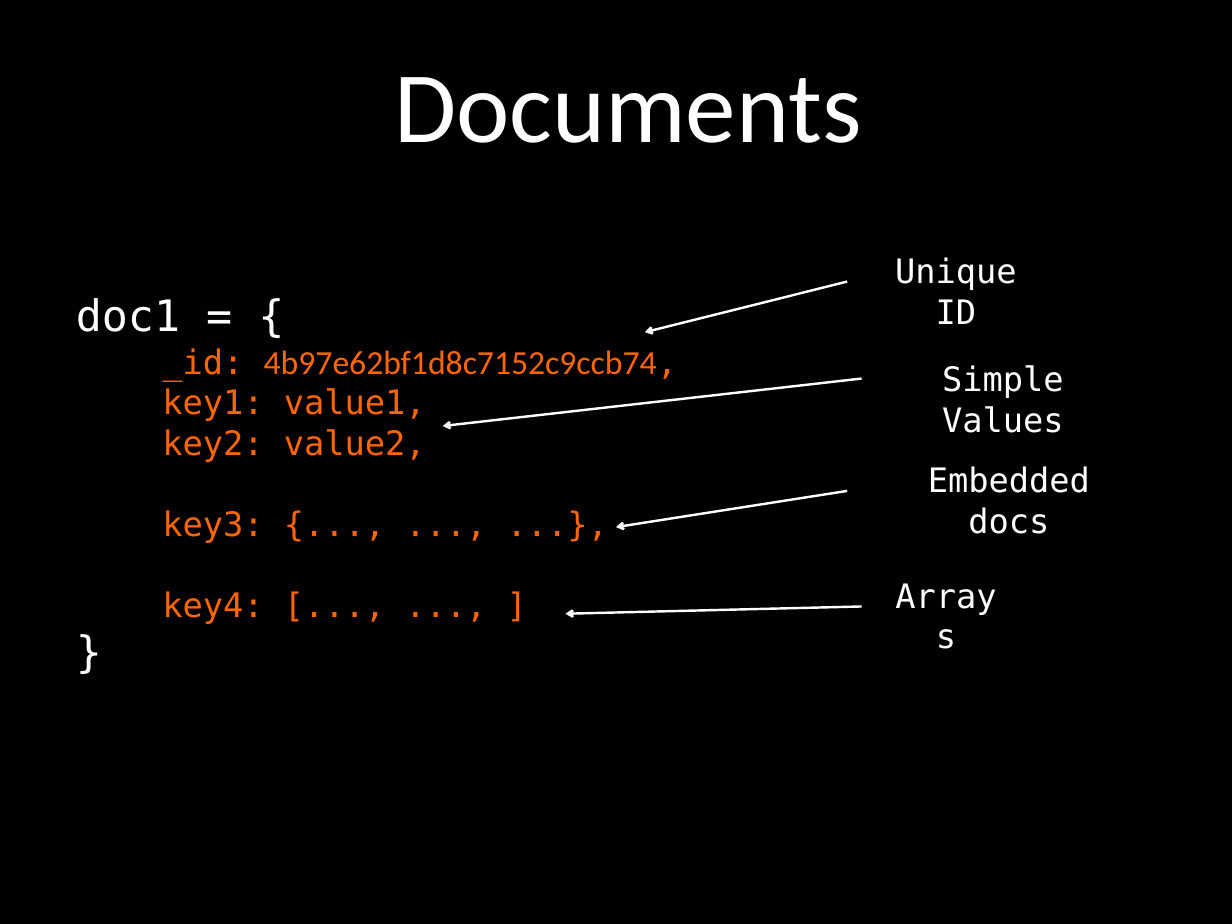
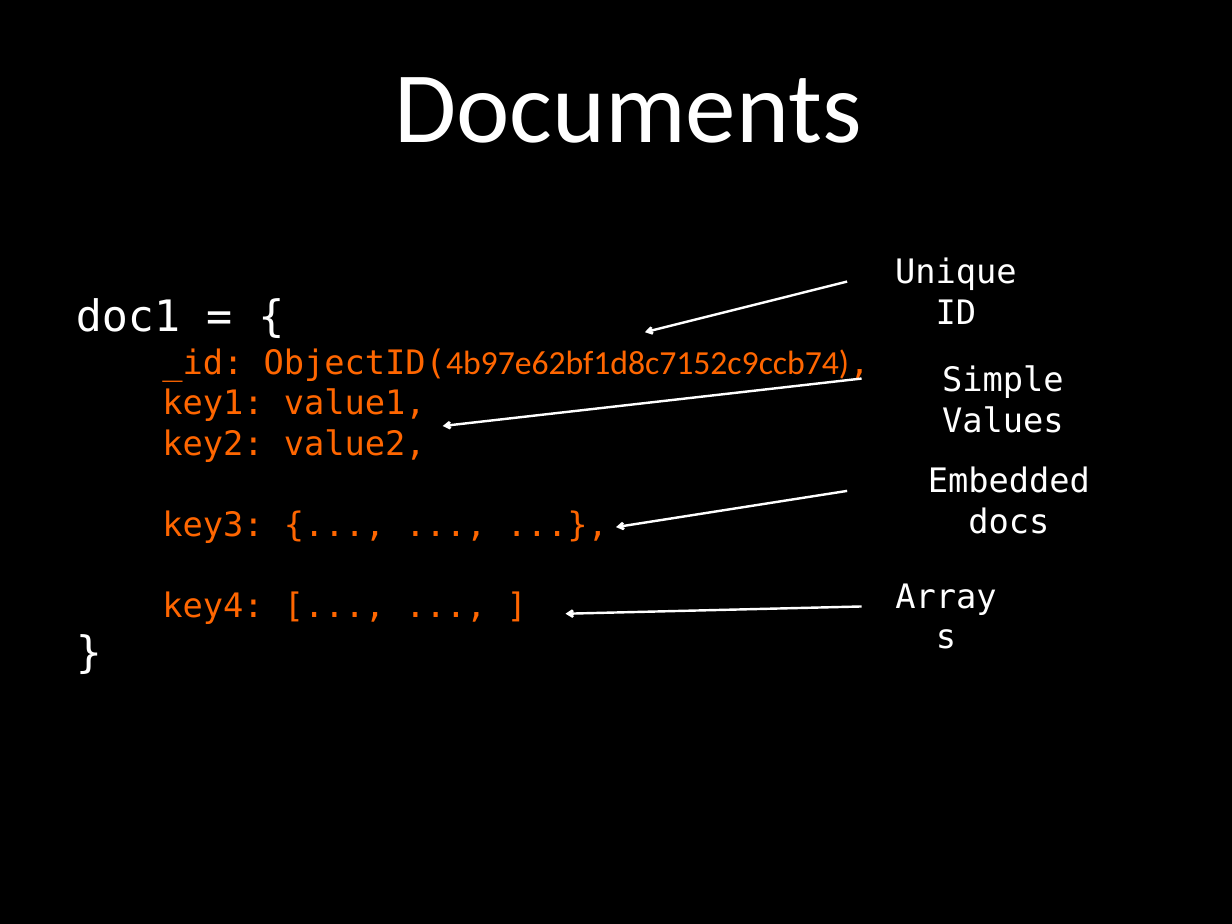
Before and after one commit to stbrody/scratch, a slide deck: slide 6 of WebAppsWithMongoDBWebinar-Oct2011.ppt (slide 4 before the commit). Drawn at 1232x924 pixels with LibreOffice and Linux fonts; fonts in the diff are those of the drawing. Boxes give left, top, right and bottom in pixels: in the first picture for what was removed or moved away, otherwise in the second. Text is boxed around its words. In the diff, an @@ line names an element or a change of style, - is before the commit and + after.

```diff
--- a/WebAppsWithMongoDBWebinar-Oct2011.ppt
+++ b/WebAppsWithMongoDBWebinar-Oct2011.ppt
@@ text at [162, 348, 870, 381]: text changed @@
-_id: 4b97e62bf1d8c7152c9ccb74,
+_id: ObjectID(4b97e62bf1d8c7152c9ccb74),
```
Also in this commit, not shown: 5 other slides changed, 3 slides added, 1 slide removed.
